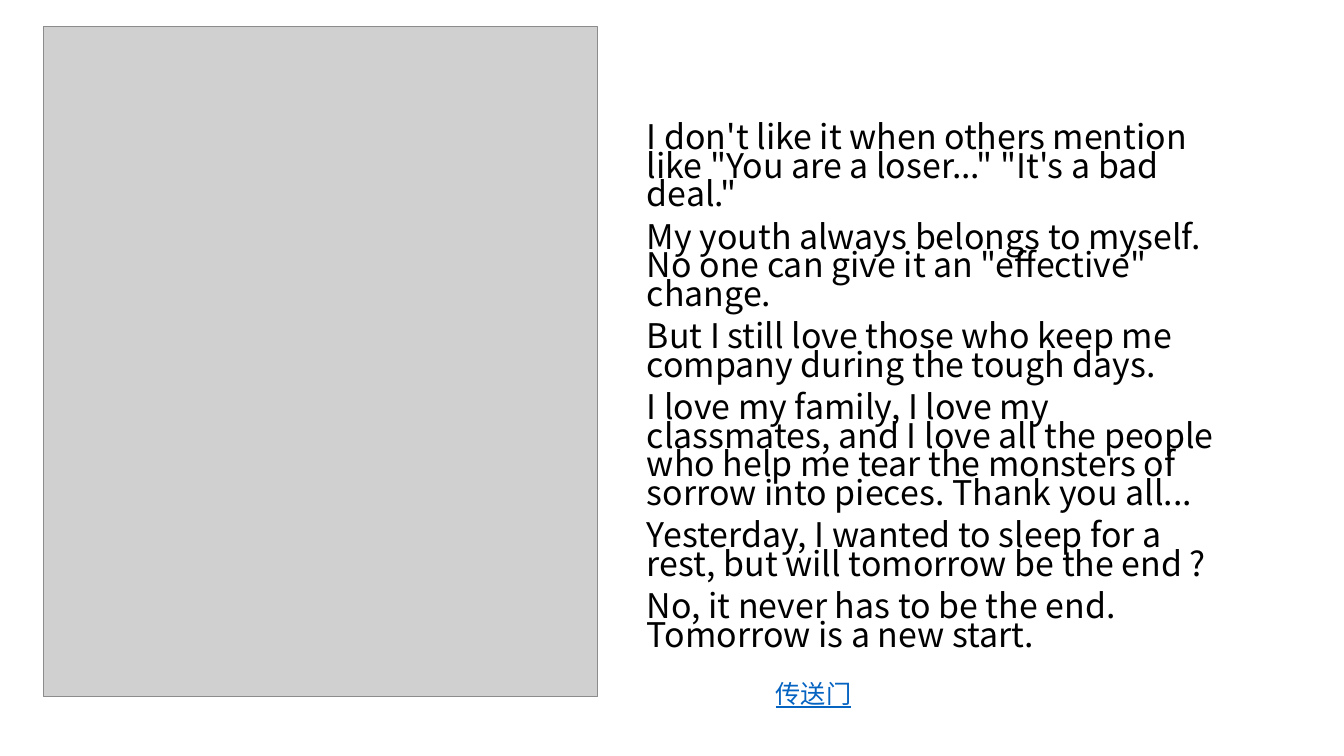
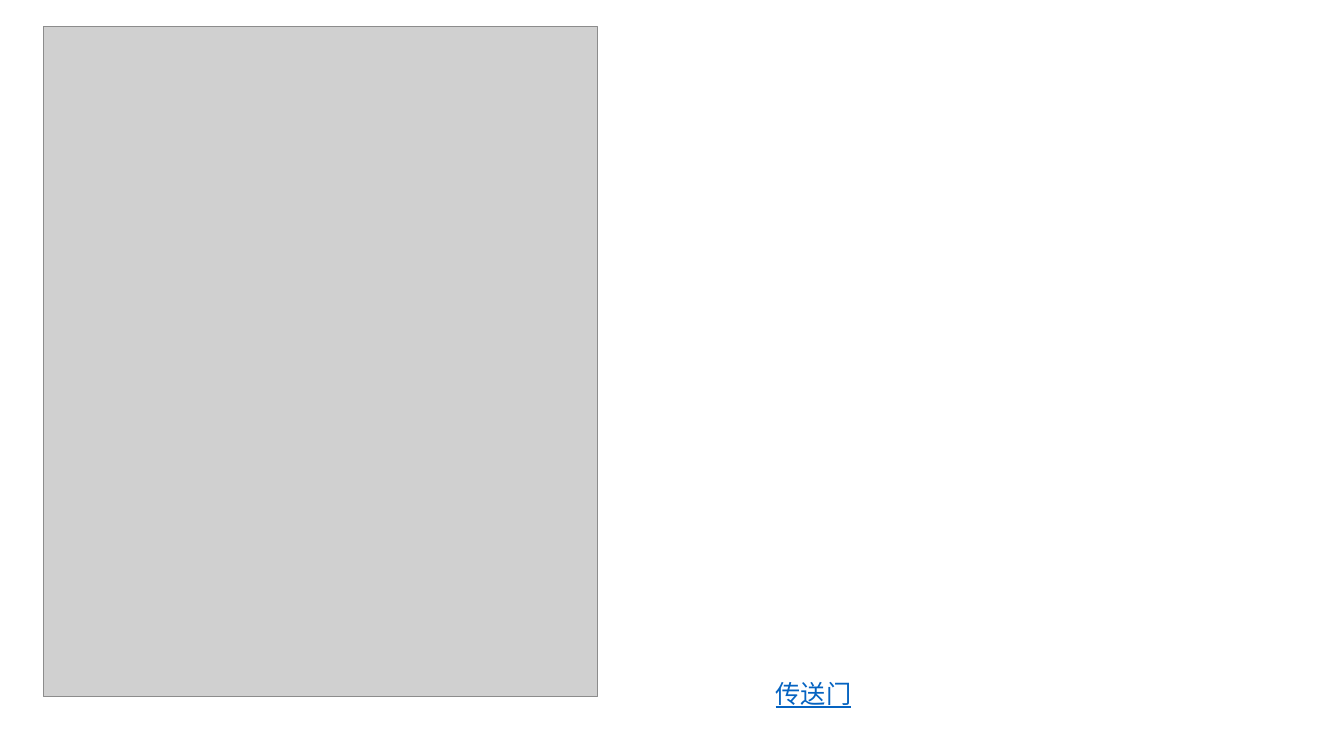
Before and after one commit to BambooDay/OI, a slide deck: slide 12 of 激情演讲.pptx (slide 11 before the commit). Drawn at 1344x756 pixels with LibreOffice and Linux fonts; fonts in the diff are those of the drawing; grey boxes stand for pictures. Boxes give left, top, right and bottom in pixels: in the first picture for what was removed or moved away, otherwise in the second. Text is boxed around its words. In the diff, an @@ line names an element or a change of style, - is before the commit and + after.

```diff
--- a/激情演讲.pptx
+++ b/激情演讲.pptx
@@ text removed at (647, 122, 1214, 648) @@
-I don't like it when others mention like "You are a loser..." "It's a bad deal."
-My youth always belongs to myself. No one can give it an "effective" change.
-But I still love those who keep me company during the tough days.
-I love my family, I love my classmates, and I love all the people who help me tear the monsters of sorrow into pieces. Thank you all...
-Yesterday, I wanted to sleep for a rest, but will tomorrow be the end ?
-No, it never has to be the end. Tomorrow is a new start.
```
Also in this commit, not shown: 3 other slides changed, 1 slide added, 25 other files.
